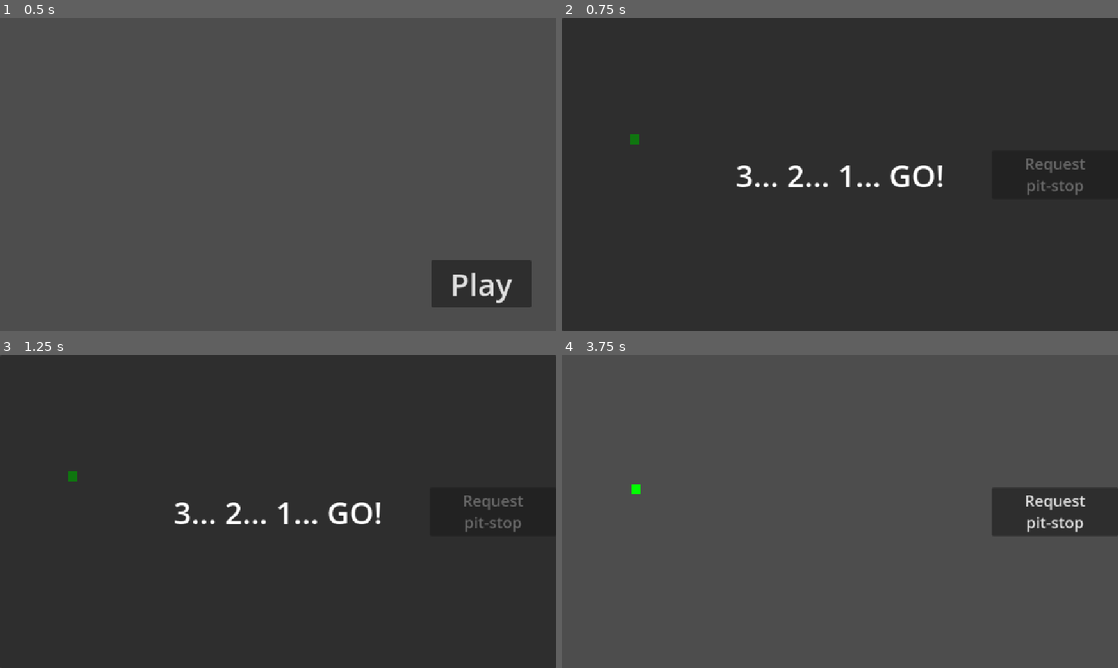
Above: before the commit, frames 1-4 (two rows, left to right).
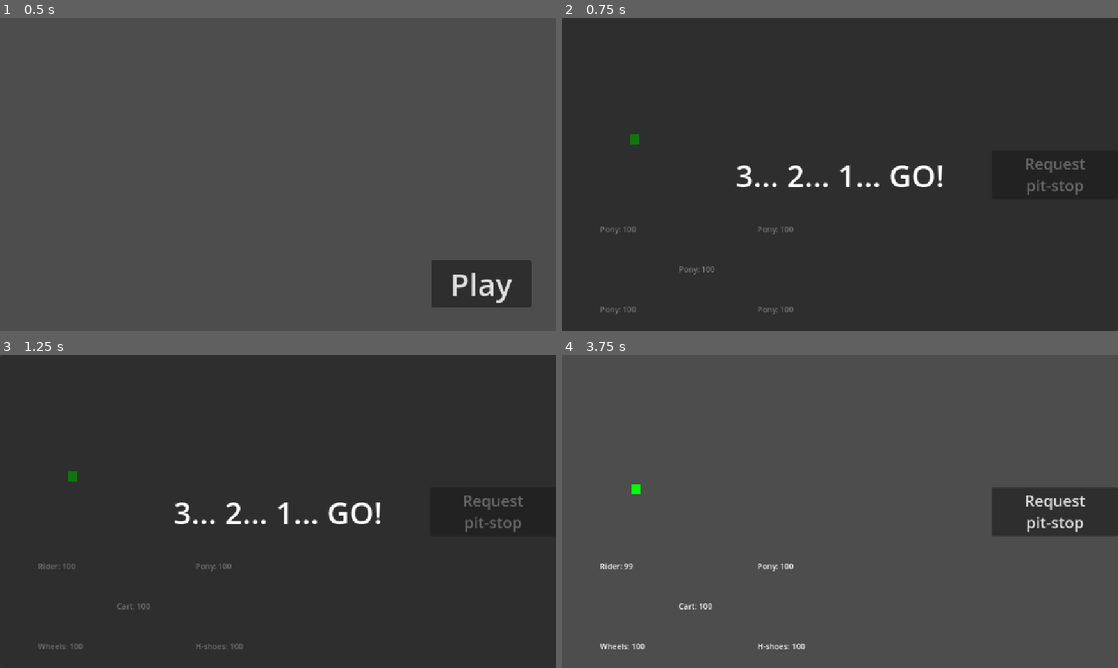
Above: after the commit, the same moments.

Repository: gams-n-such/GMTK2025
Game: Godot game, scene res://MainMenu/main_menu.tscn
Same seed, same stepped clock (60 frames per second), same inputs: the game is played once before the commit and once after it.
Inputs (mouse positions are in pixels of both pictures, inside the frame that each line leads up to):
- Up to frame 1 (0.5 s): no input
- Up to frame 2 (0.75 s): click "Play" at 0.5 s
- Up to frame 3 (1.25 s): no input
- Up to frame 4 (3.75 s): click "Request pit-stop" at 1.25 s; tap Enter at 2, 3.5, 3.6 s; move the mouse to (962, 495) at 2.02 s; tap H at 2.1 s; click (962, 495) at 2.17 s; tap Space at 2.75 s; drag from (728, 527) to (812, 574) at 2.77 s; move the mouse to (895, 442) at 3.52 s

Frame 1 is identical in both runs. In frame 2, 0.2% of the frame differs, in the area x 6-42%, y 66-95%; in frame 3, 0.3%; in frame 4, 0.4%, in the area x 6-44%, y 66-94%.

Commit message:
Add RacerStatus to UI

Diff:
--- a/Gameplay/Race/race.tscn
+++ b/Gameplay/Race/race.tscn
@@ -1,10 +1,11 @@
-[gd_scene load_steps=14 format=3 uid="uid://1pgeprnsdwn6"]
+[gd_scene load_steps=15 format=3 uid="uid://1pgeprnsdwn6"]
 
 [ext_resource type="Script" uid="uid://bxcmj60hlbwkj" path="res://Gameplay/Race/race.gd" id="1_8knmq"]
 [ext_resource type="PackedScene" uid="uid://c6hbnr5mqtmq2" path="res://Gameplay/Race/race_track.tscn" id="2_4wokk"]
 [ext_resource type="Resource" uid="uid://c5qotdv4p1y1d" path="res://Testing/test_race.tres" id="2_b3jxk"]
 [ext_resource type="Script" uid="uid://q01tfoh4eyqt" path="res://Gameplay/Core/racer_id.gd" id="3_2c68n"]
 [ext_resource type="PackedScene" uid="uid://dcuu2ev51nk5s" path="res://Gameplay/Pit/gameplay_ui.tscn" id="4_oxb2p"]
+[ext_resource type="PackedScene" uid="uid://dmx2xeu6nhjl0" path="res://Gameplay/Racer/Status/racer_status.tscn" id="6_hybnw"]
 
 [sub_resource type="Resource" id="Resource_2c68n"]
 script = ExtResource("3_2c68n")
@@ -68,3 +69,14 @@
 
 [node name="GameplayUI" parent="UI" instance=ExtResource("4_oxb2p")]
 unique_name_in_owner = true
+
+[node name="RacerStatus" parent="UI" instance=ExtResource("6_hybnw")]
+anchors_preset = 2
+anchor_top = 1.0
+anchor_right = 0.0
+offset_left = 78.0
+offset_top = -223.0
+offset_right = 404.0
+offset_bottom = -57.0
+grow_horizontal = 1
+grow_vertical = 0
